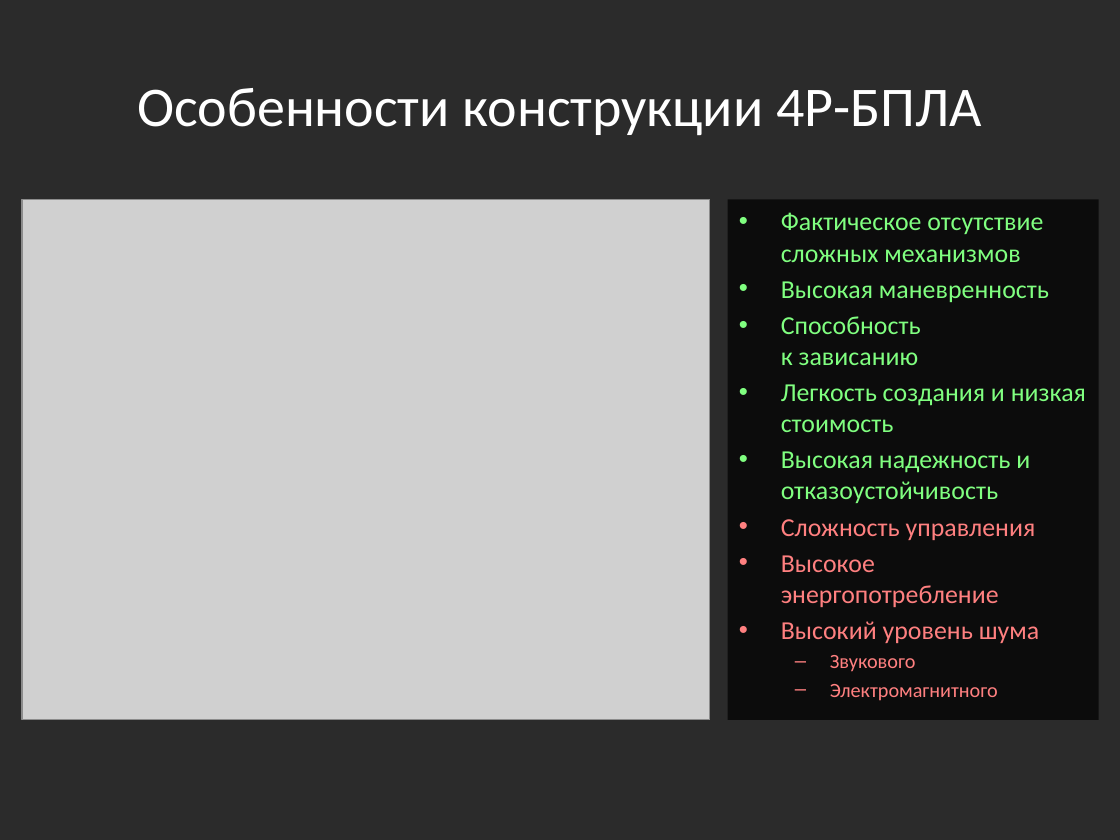
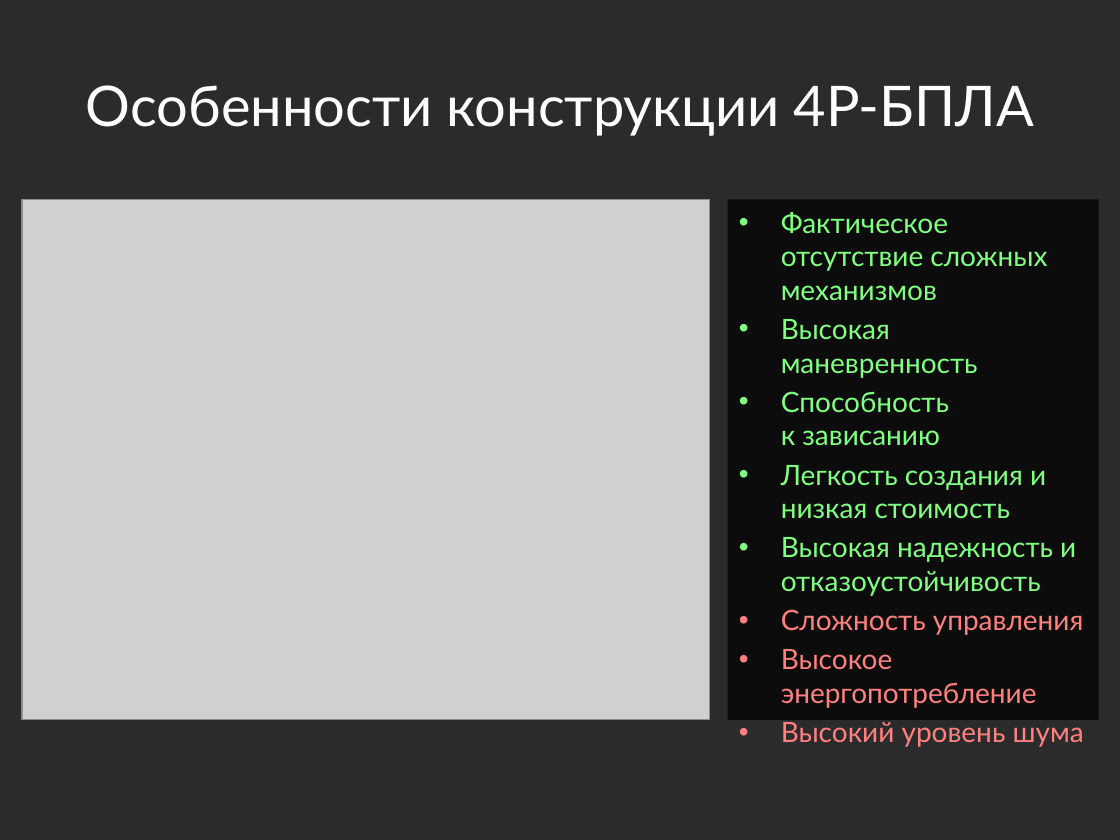
Before and after one commit to yaceq/quadro-xds, a slide deck: slide 7 of Docs/Medias2012_dhg.pptx (slide 6 before the commit). Drawn at 1120x840 pixels with LibreOffice and Linux fonts; fonts in the diff are those of the drawing; grey boxes stand for pictures; background and template pictures are left out; a plain dark background stands for a picture behind light text. Boxes give left, top, right and bottom in pixels: in the first picture for what was removed or moved away, otherwise in the second. Text is boxed around its words. In the diff, an @@ line names an element or a change of style, - is before the commit and + after.

```diff
--- a/Docs/Medias2012_dhg.pptx
+++ b/Docs/Medias2012_dhg.pptx
@@ title "Особенности конструкции 4Р-БПЛА" at bbox=[86, 85, 1034, 136]: font Calibri to Lato @@
@@ text "Фактическое отсутствие сложных механизмов" at bbox=[728, 199, 1099, 720]: size 16.6 to 18 pt, font Calibri to Lato @@
@@ text at bbox=[830, 655, 998, 701]: paragraphs removed @@
-  – Звукового
-  – Электромагнитного
```
Also in this commit, not shown: 11 other slides changed, 1 slide added, 6 other files.
